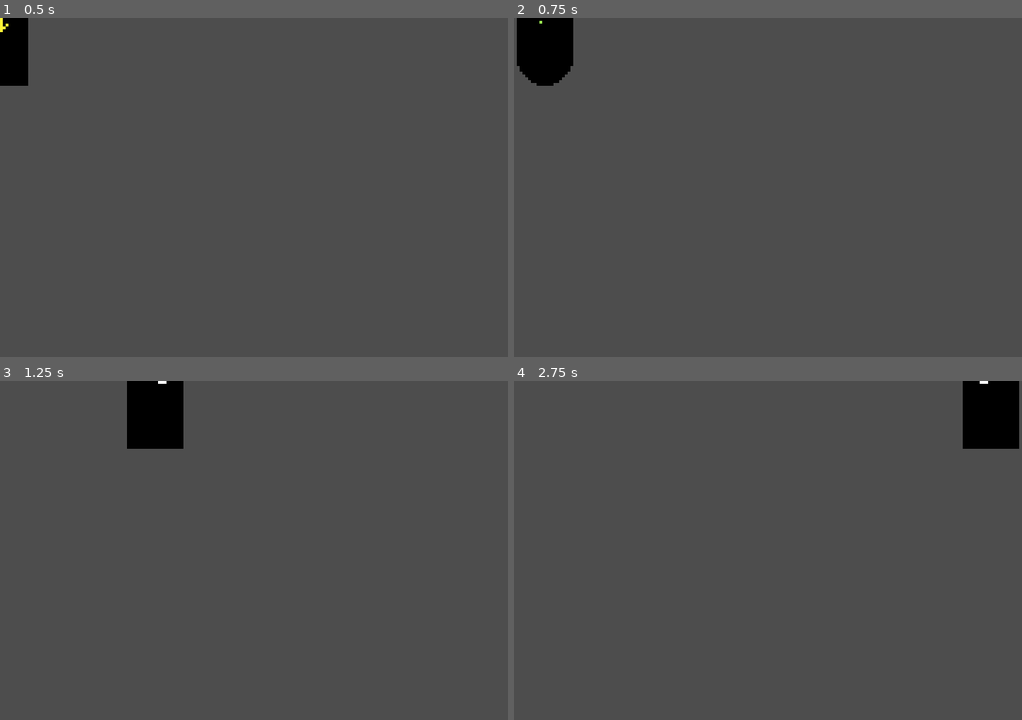
Above: before the commit, frames 1-4 (two rows, left to right).
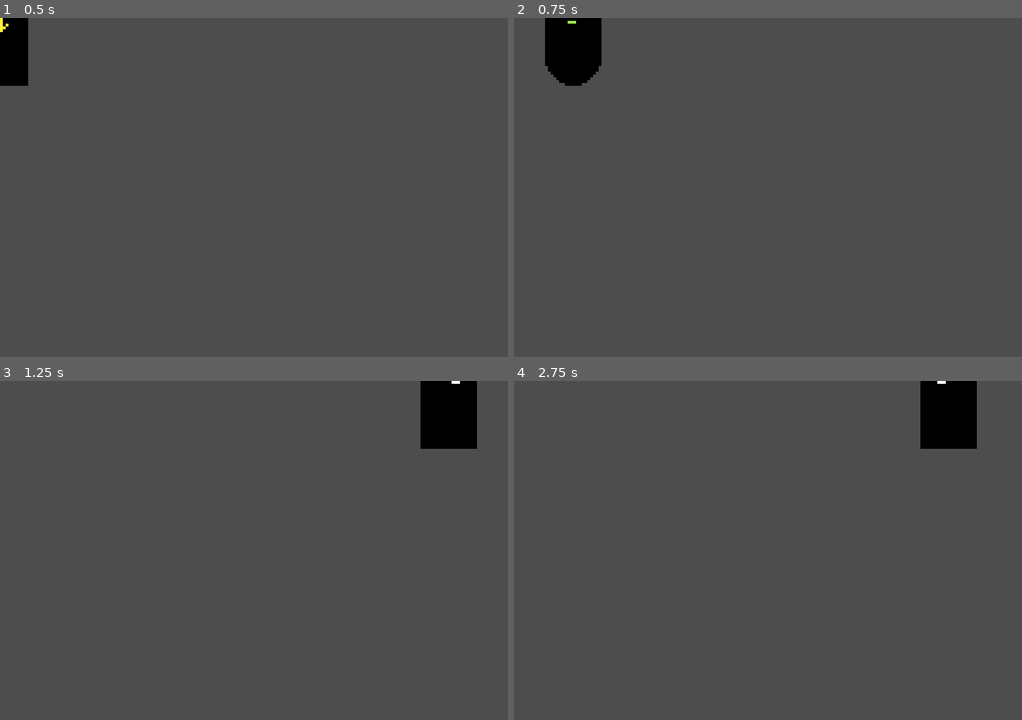
Above: after the commit, the same moments.

Repository: frog-in-jar-productions/MusicBulletHell
Game: Godot game, scene res://player.tscn
The game is run twice, just before and just after one commit, with the same random seed, the same clock (stepped at 60 frames per second) and the same inputs.
Inputs:
- Up to frame 1 (0.5 s): no input
- Up to frame 2 (0.75 s): tap Enter (ui_accept) at 0.5 s; hold D (move_right) from 0.53 s (still down); tap Space (dodge) at 0.6 s
- Up to frame 3 (1.25 s): keep holding D (move_right); tap Enter (ui_accept) at 0.77, 0.8, 1.07 s
- Up to frame 4 (2.75 s): tap Enter (ui_accept) at 1.35, 1.52, 1.82, 2.3 s; tap Space (dodge) at 1.55, 2.1 s; release D (move_right) at 2.03 s; hold A (move_left) from 2.03 s (still down)

Frame 1 is identical in both runs. In frame 2, 2.2% of the frame differs, in the area x 0-18%, y 0-20%; in frame 3, 4.4%, in the area x 25-94%, y 0-20%; in frame 4, 3.3%.

Commit message:
aahhhahahaa

Diff:
--- a/player.gd
+++ b/player.gd
@@ -14,8 +14,8 @@
 var dodge_cooldown = 1.2
 var dodge_duration = 0.4
 var dodging = false
-var total_acceleration = 800
-var total_speed = 120 ##total speed will be base speed + class bonus + passive bonus
+const DEFAULT_ACCELERATION = 800
+const DEFAULT_SPEED = 120 ##total speed will be base speed + class bonus + passive bonus
 
 enum {IDLE, MOVE, DODGE_ROLL}
 var state = IDLE
@@ -25,7 +25,6 @@
 
 @onready var dodge_cooldown_timer = $DodgeCooldownTimer
 @onready var dodge_duration_timer = $DodgeLengthTimer
-
 
 var blend_position : Vector2 = Vector2.ZERO
 var blend_pos_paths = [
@@ -40,28 +39,23 @@
 ]
 
 func _physics_process(delta):
-	move(delta)
-	animate()
-	if dodging == true:
-		acceleration = 1200##set acceleration higher then decrease it, max velocity higher
-		max_speed = 400
-		state = DODGE_ROLL
-		##need to make it so that when dodge, velocity changes in the direction that is inputted for the dodge, ie the player can instantly change directions without having to decelerate - friction max?
-		##depending on the dodge, we need to lock it into a singular position. with some classes and their dodges i think continued movement but i-frames is ok but for like the standard dodge roll it probably needs to lock into the dodge direction for the duration of the dodge
-	else:
-		acceleration = total_acceleration
-		max_speed = total_speed
+
 	if Input.is_action_just_pressed("dodge") and can_dodge == true: ##checking that player wants to dodge, isn't stationary and can dodge
 		start_dodge()
 
+	move(delta)
+	animate()
 
 func move(delta):
 	var input_vector = Input.get_vector("move_left", "move_right", "move_up", "move_down")
 	if input_vector == Vector2.ZERO:
 		state = IDLE
 		apply_friction(friction * delta)
-	elif input_vector != Vector2.ZERO and dodging != true:
-		state = MOVE
+	elif input_vector != Vector2.ZERO:
+		if dodging == true:
+			state = DODGE_ROLL
+		else:
+			state = MOVE
 		apply_movement(input_vector * acceleration * delta)
 		blend_position = input_vector
 
@@ -72,6 +66,10 @@
 	dodging = true ##shows the player is now dodging
 	dodge_duration_timer.start(dodge_duration)
 	can_dodge = false ##you now cannot dodge until dodge timer resets again
+	acceleration = 1200##set acceleration higher then decrease it, max velocity higher
+	max_speed = acceleration
+	##need to make it so that when dodge, velocity changes in the direction that is inputted for the dodge, ie the player can instantly change directions without having to decelerate - friction max?
+	##depending on the dodge, we need to lock it into a singular position. with some classes and their dodges i think continued movement but i-frames is ok but for like the standard dodge roll it probably needs to lock into the dodge direction for the duration of the dodge
 
 
 func apply_friction(amount) -> void:
@@ -88,84 +86,10 @@
 	state_machine.travel(animTree_state_keys[state])
 	animationTree.set(blend_pos_paths[state], blend_position)
 
-
 func _on_dodge_cooldown_timer_timeout():
 	can_dodge = true
 
 func _on_dodge_length_timer_timeout():
 	dodging = false
-
-
-
-
-
-
-######################################################################
-
-#@onready var _animated_sprite = $AnimatedSprite2D
-
-#@export var speed = 400
-#var screen_size
-
-#func _ready():
-#	screen_size = get_viewport_rect().size
-
-#func _process(delta):
-#	#idk how to do it yet as i havent had a look at the ui stuff but we should eventually use the menu keyboard action layout options that users can remap
-#	var velocity = Vector2.ZERO
-#	if Input.is_action_pressed("move_right"):
-#		_animated_sprite.flip_h = false
-#		velocity.x += 1
-#		_animated_sprite.play("right")
-#	if Input.is_action_pressed("move_left"):
-#		_animated_sprite.flip_h = true
-#		_animated_sprite.play("right")
-#		velocity.x -= 1
-#	if Input.is_action_pressed("move_down"):
-#		_animated_sprite.play("down")
-#		velocity.y += 1
-#	if Input.is_action_pressed("move_up"):
-#		_animated_sprite.play("up")
-#		velocity.y -= 1
-#	if Input.is_action_pressed("move_up") and Input.is_action_pressed("move_right"):
-#		_animated_sprite.play("up_right")
-#	if velocity.length() > 0:
-#		velocity = velocity.normalized() * speed
-#		$AnimatedSprite2D.play()
-#
-#	if velocity.length() == 0:
-#		$AnimatedSprite2D.stop()
-#
-#	position += velocity * delta
-#	position = position.clamp(Vector2.ZERO, screen_size)
-
-
-
-#####################################################
-
-
-#const SPEED = 300.0
-#const JUMP_VELOCITY = -400.0
-
-# Get the gravity from the project settings to be synced with RigidBody nodes.
-#var gravity = ProjectSettings.get_setting("physics/2d/default_gravity")
-
-
-#func _physics_process(delta):
-#	# Add the gravity.
-#	if not is_on_floor():
-#		velocity.y += gravity * delta
-#
-#	# Handle jump.
-#	if Input.is_action_just_pressed("ui_accept") and is_on_floor():
-#		velocity.y = JUMP_VELOCITY
-#
-#	# Get the input direction and handle the movement/deceleration.
-#	# As good practice, you should replace UI actions with custom gameplay actions.
-#	var direction = Input.get_axis("ui_left", "ui_right")
-#	if direction:
-#		velocity.x = direction * SPEED
-#	else:
-#		velocity.x = move_toward(velocity.x, 0, SPEED)
-#
-#	move_and_slide()
+	acceleration = DEFAULT_ACCELERATION
+	max_speed = DEFAULT_SPEED
--- a/player.tscn
+++ b/player.tscn
@@ -1649,6 +1649,8 @@
 "roll_dodge_up_right": SubResource("Animation_15b53")
 }
 
+[sub_resource type="AnimationNodeTimeScale" id="AnimationNodeTimeScale_qsbij"]
+
 [sub_resource type="AnimationNodeAnimation" id="AnimationNodeAnimation_0truv"]
 animation = &"roll_dodge_left"
 
@@ -1690,12 +1692,16 @@
 blend_point_6/pos = Vector2(1, -1)
 blend_point_7/node = SubResource("AnimationNodeAnimation_7y53s")
 blend_point_7/pos = Vector2(1, 1)
+blend_mode = 1
 
 [sub_resource type="AnimationNodeBlendTree" id="AnimationNodeBlendTree_yeau1"]
-graph_offset = Vector2(-698, 161.273)
+graph_offset = Vector2(-751.273, 133.975)
+nodes/TimeScale/node = SubResource("AnimationNodeTimeScale_qsbij")
+nodes/TimeScale/position = Vector2(220, 240)
 nodes/dodge_roll_bs2d/node = SubResource("AnimationNodeBlendSpace2D_paeo4")
 nodes/dodge_roll_bs2d/position = Vector2(-28, 233)
-node_connections = [&"output", 0, &"dodge_roll_bs2d"]
+nodes/output/position = Vector2(460, 200)
+node_connections = [&"TimeScale", 0, &"dodge_roll_bs2d", &"output", 0, &"TimeScale"]
 
 [sub_resource type="AnimationNodeTimeScale" id="AnimationNodeTimeScale_jebpp"]
 
@@ -1754,7 +1760,7 @@
 sync = true
 
 [sub_resource type="AnimationNodeBlendTree" id="AnimationNodeBlendTree_5jn3n"]
-graph_offset = Vector2(-630, -121)
+graph_offset = Vector2(-589, 32)
 nodes/TimeScale/node = SubResource("AnimationNodeTimeScale_jebpp")
 nodes/TimeScale/position = Vector2(122.412, 226.089)
 nodes/idle_bs2d/node = SubResource("AnimationNodeBlendSpace2D_gdmvg")
@@ -1814,7 +1820,7 @@
 blend_mode = 1
 
 [sub_resource type="AnimationNodeBlendTree" id="AnimationNodeBlendTree_tsg3e"]
-graph_offset = Vector2(-583.864, 154.124)
+graph_offset = Vector2(-432.864, 90.124)
 nodes/TimeScale/node = SubResource("AnimationNodeTimeScale_hqywb")
 nodes/TimeScale/position = Vector2(172.423, 248.77)
 nodes/move_bs2d/node = SubResource("AnimationNodeBlendSpace2D_c1pqo")
@@ -1845,7 +1851,7 @@
 states/move/node = SubResource("AnimationNodeBlendTree_tsg3e")
 states/move/position = Vector2(265, 176)
 transitions = ["idle", "move", SubResource("AnimationNodeStateMachineTransition_oqas1"), "move", "idle", SubResource("A …(438 unchanged characters)…
-graph_offset = Vector2(-374, -51)
+graph_offset = Vector2(-402, -51)
 
 [node name="Player" type="CharacterBody2D"]
 script = ExtResource("1_6b1on")
@@ -1881,6 +1887,7 @@
 [node name="AnimationTree" type="AnimationTree" parent="."]
 tree_root = SubResource("AnimationNodeStateMachine_y558w")
 anim_player = NodePath("../AnimationPlayer")
+parameters/dodge_roll/TimeScale/scale = 1.0
 parameters/dodge_roll/dodge_roll_bs2d/blend_position = Vector2(-1, 0)
 parameters/idle/TimeScale/scale = 1.0
 parameters/idle/idle_bs2d/blend_position = Vector2(-0.0123967, 0.994949)
Not shown: 1 places in player.tscn that only renumber resources
